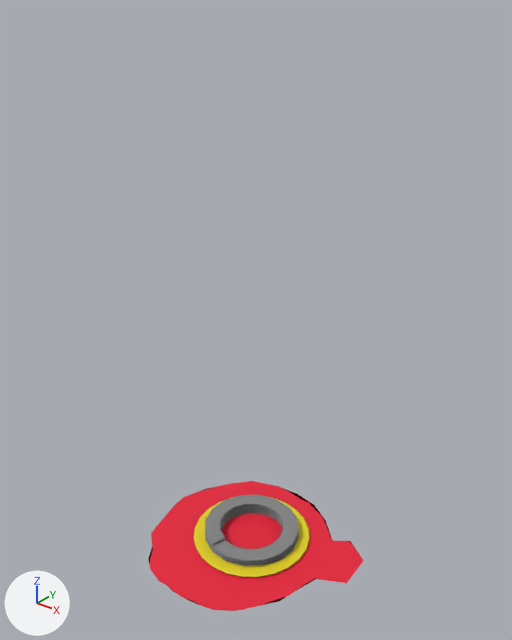
The FBX model UnityProject/VortexGame/Assets/Models/Lane-Kick/Lane-Kick.fbx as it was, and as the next commit left it.
Rendered twice from a 50 mm camera at (7.42, -9.12, 10.86) aimed at (0.16, -0.06, 5.23). Arrows for +X, +Y and +Z are at lower left; the lights stay in place.

In view in the first picture: 'Glove', 'Ring_End', 'Spring'.
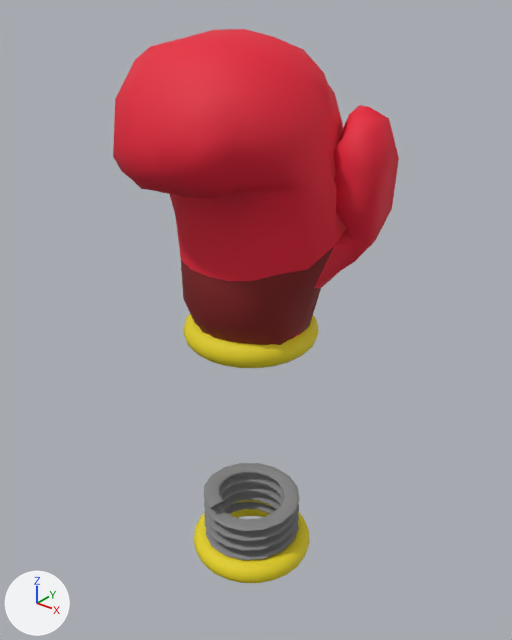
Diff of the bpy script that builds the scene:
```diff
--- a/UnityProject/VortexGame/Assets/Models/Lane-Kick/Lane-Kick.fbx.py
+++ b/UnityProject/VortexGame/Assets/Models/Lane-Kick/Lane-Kick.fbx.py
@@ me_torus_002 @@
 me_torus_002.from_pydata(...)  # 972 vertices, 960 faces; spans x -1.0..1.0, y -1.0..1.0, z -0.17..5.21
 # used by ob_spring; parent = ob_lane_kick; location = (0.0, 0.0, 0.0); scale = (1.0, 1.0, 0.25)
+# me_torus_002 part 1: the whole mesh is scaled about the mesh origin by (1, 1, 0.25)
 me_torus_002.materials.append(mat_spring)
@@ ob_glove @@
 ob_glove.location = (0.0, 0.0, 0.0)
-ob_glove.scale = (1.0, 1.0, 0.25)
@@ ob_spring @@
 ob_spring.location = (0.0, 0.0, 0.0)
-ob_spring.scale = (1.0, 1.0, 0.25)
@@ ob_ring_end @@
 ob_ring_end.location = (0.0, 0.0, 0.0)
-ob_ring_end.scale = (1.0, 1.0, 0.25)
@@ ob_lane_kick @@
 ob_lane_kick.location = (0.0, 0.0, 0.0)
-ob_lane_kick.scale = (1.0, 1.0, 0.25)
```

Boxes (x1, y1, x2, y2) around the edits, measured in the pictures (512 x 640 px):
'Glove', rescaled (32% wider, 142% taller): before (148, 481, 364, 611); after (113, 29, 399, 345)
'Spring', rescaled (36% taller): before (205, 495, 299, 566); after (204, 463, 300, 560)
'Ring_End', rescaled: before (193, 496, 310, 577); after (183, 314, 319, 368)
'Lane_Kick', rescaled (not visible before): after (194, 500, 310, 583)
